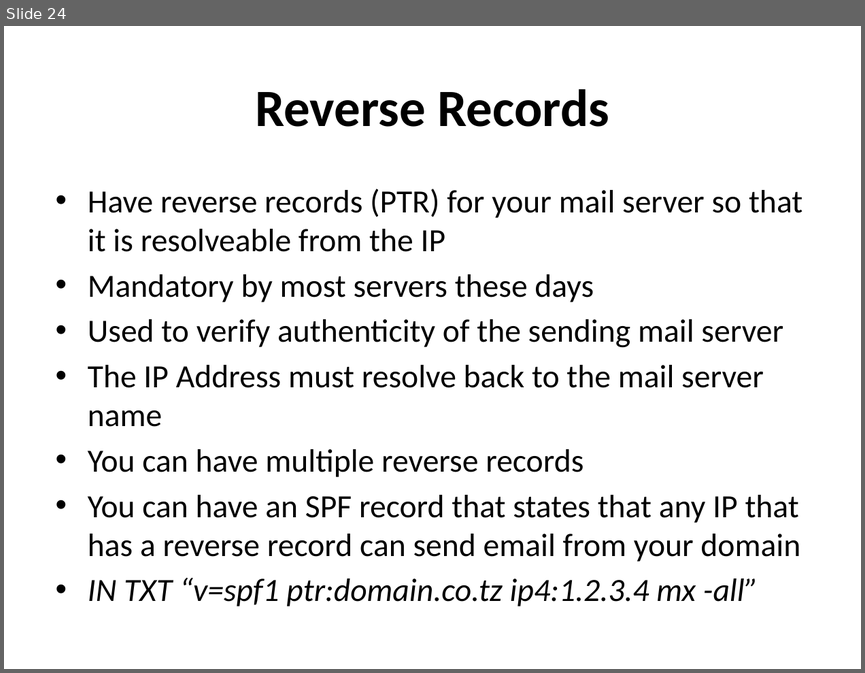
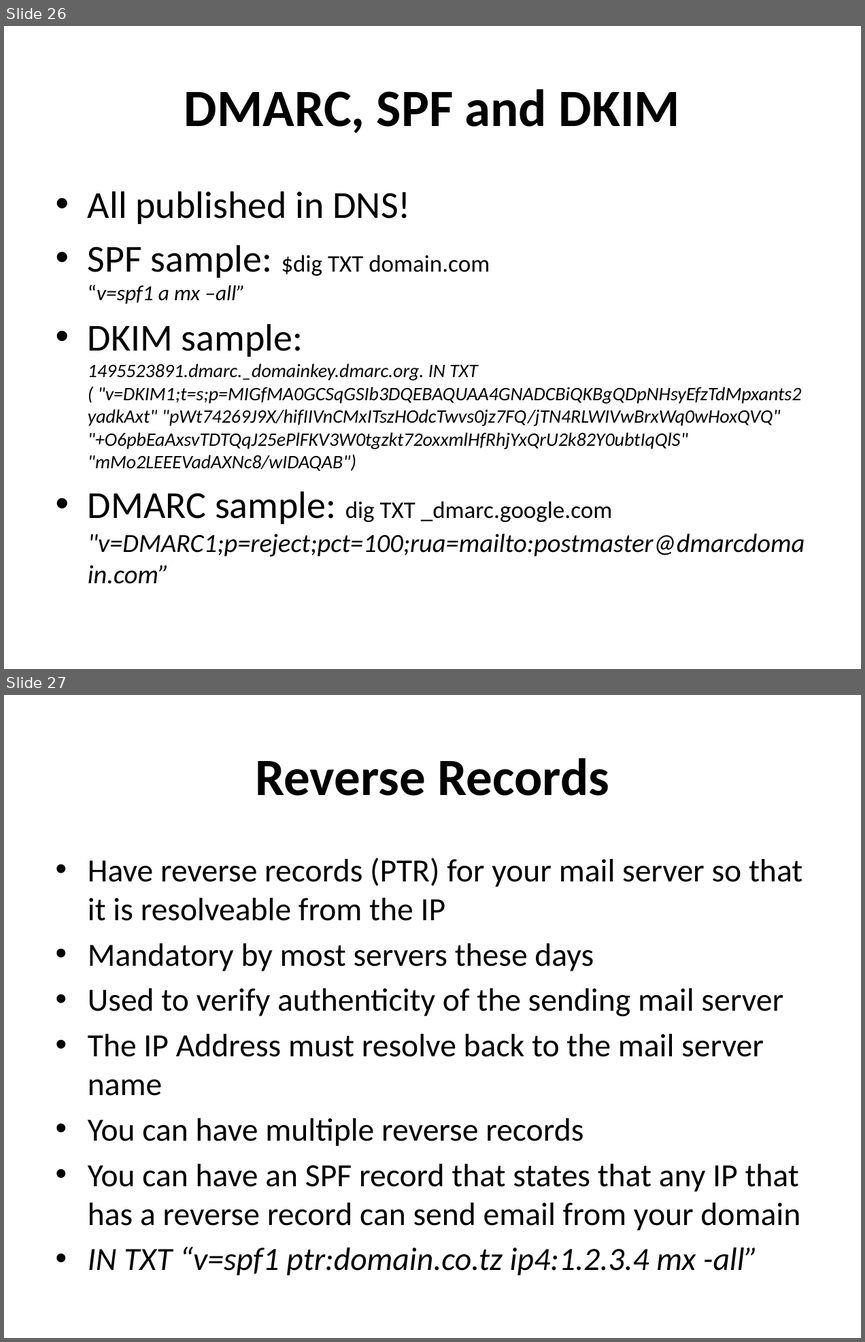
Before and after one commit to afnog/afnog.github.io, a slide deck: sse/postfix/postfix-mailgateway-debian.ppt. Shown one above the other, each under a label of ours: slide 24 before the commit, slides 26 and 27 after it. The pictures are 865x673 and 865x1342 pixels, drawn with LibreOffice and Linux fonts; fonts in the diff are those of the drawing. Boxes give left, top, right and bottom in pixels: in the first picture for what was removed or moved away, otherwise in the second. Text is boxed around its words. In the diff, an @@ line names an element or a change of style, - is before the commit and + after.

```diff
--- a/sse/postfix/postfix-mailgateway-debian.ppt
+++ b/sse/postfix/postfix-mailgateway-debian.ppt
@@ slide 26 added at [4,26,861,669], background #FFFFFF @@
@@ title added at [184,89,680,133], 44 pt, text #000000, bold @@
+DMARC, SPF and DKIM
@@ text added at [88,191,805,584], 16 pt, text #000000, italic @@
+• All published in DNS!
+• SPF sample: $dig TXT domain.com
+  “v=spf1 a mx –all”
+• DKIM sample:
+  1495523891.dmarc._domainkey.dmarc.org. IN TXT ( "v=DKIM1;t=s;p=MIGfMA0GCSqGSIb3DQEBAQUAA4GNADCBiQKBgQDpNHsyEfzTdMpxants2yadkAxt" "pWt74269J9X/hifIIVnCMxITszHOdcTwvs0jz7FQ/jTN4RLWIVwBrxWq0wHoxQVQ" "+O6pbEaAxsvTDTQqJ25ePlFKV3W0tgzkt72oxxmlHfRhjYxQrU2k82Y0ubtIqQlS" "mMo2LEEEVadAXNc8/wIDAQAB")
+• DMARC sample: dig TXT _dmarc.google.com
+  "v=DMARC1;p=reject;pct=100;rua=mailto:postmaster@dmarcdomain.com”
@@ what was slide 24 is now slide 27 @@
```
Also in this commit, not shown: 1 slide changed, 3 other slides added, 1 slide removed.
